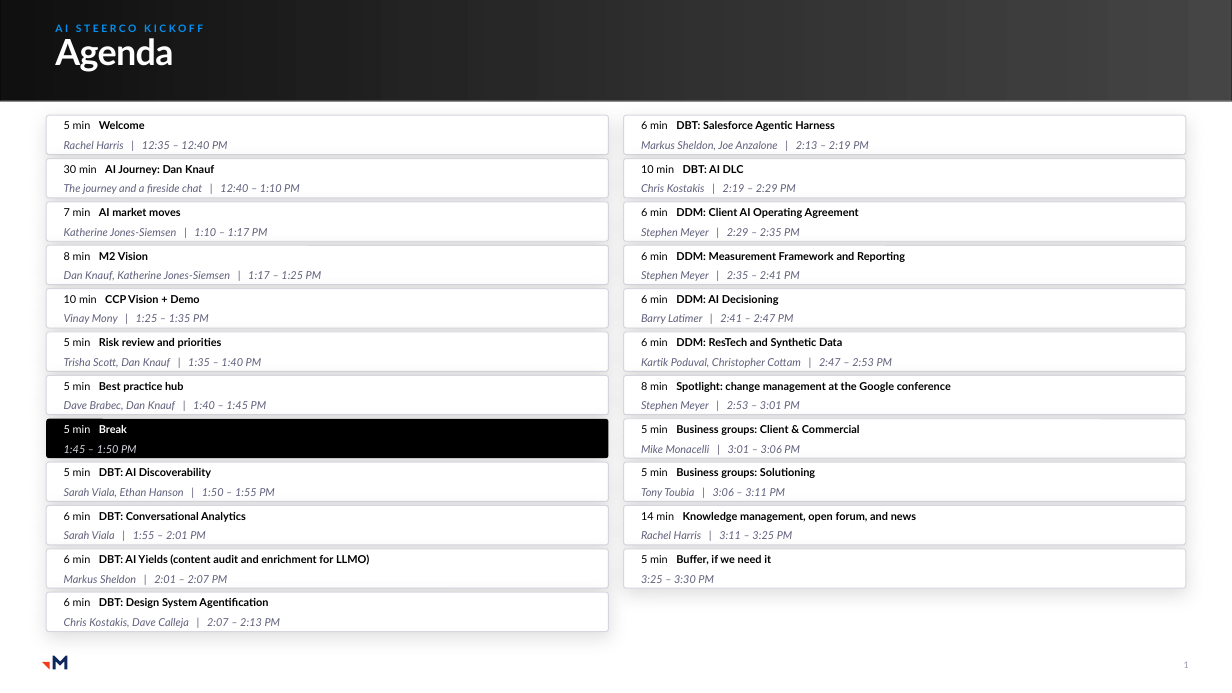
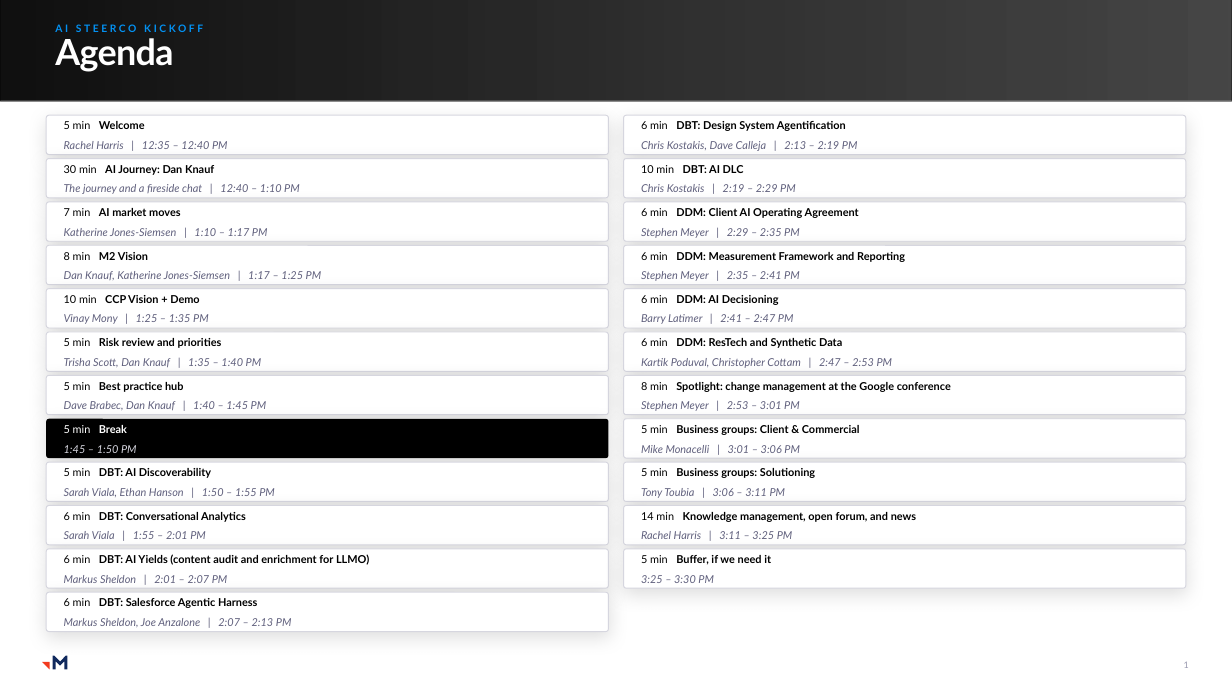
Before and after one commit to RachelHarrisMerkle/BasicMerkle, a slide deck: slide 1 of Kickoff_Agenda_slide.pptx. Drawn at 1232x693 pixels with LibreOffice and Linux fonts; fonts in the diff are those of the drawing; grey boxes stand for pictures. Boxes give left, top, right and bottom in pixels: in the first picture for what was removed or moved away, otherwise in the second. Text is boxed around its words. In the diff, an @@ line names an element or a change of style, - is before the commit and + after.

```diff
--- a/Kickoff_Agenda_slide.pptx
+++ b/Kickoff_Agenda_slide.pptx
@@ text in rounded rectangle at (641, 121, 858, 151): text changed @@
-6 min DBT: Salesforce Agentic Harness
-Markus Sheldon, Joe Anzalone | 2:13 – 2:19 PM
+6 min DBT: Design System Agentification
+Chris Kostakis, Dave Calleja | 2:13 – 2:19 PM
@@ text in rounded rectangle at (64, 598, 292, 627): text changed @@
-6 min DBT: Design System Agentification
-Chris Kostakis, Dave Calleja | 2:07 – 2:13 PM
+6 min DBT: Salesforce Agentic Harness
+Markus Sheldon, Joe Anzalone | 2:07 – 2:13 PM
```
